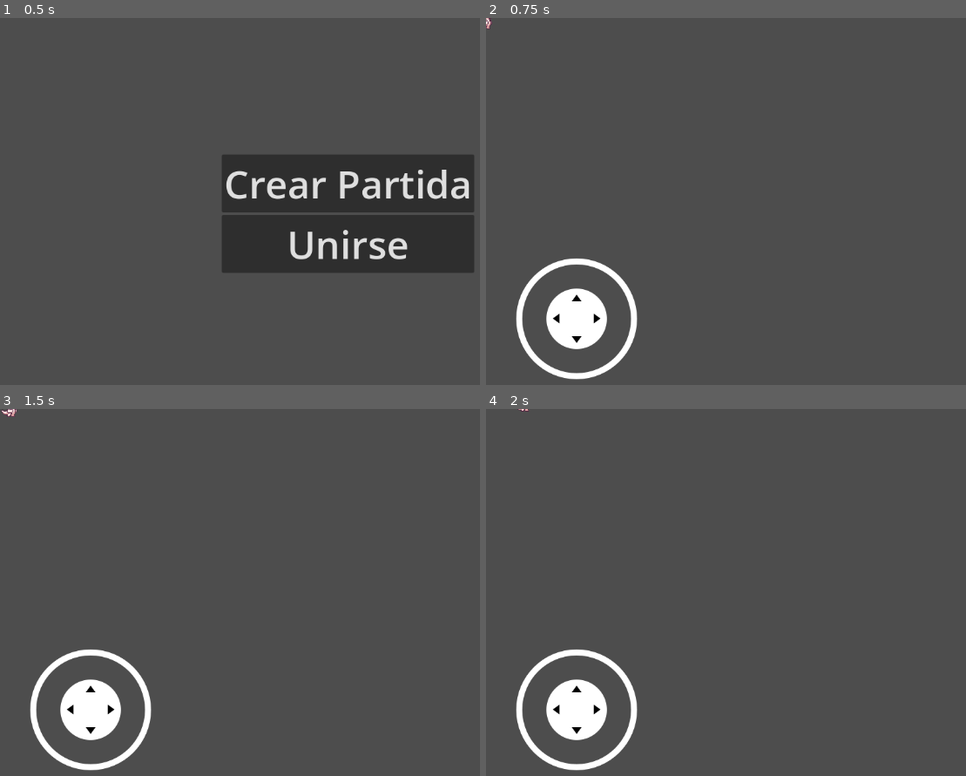
Above: before the commit, frames 1-4 (two rows, left to right).
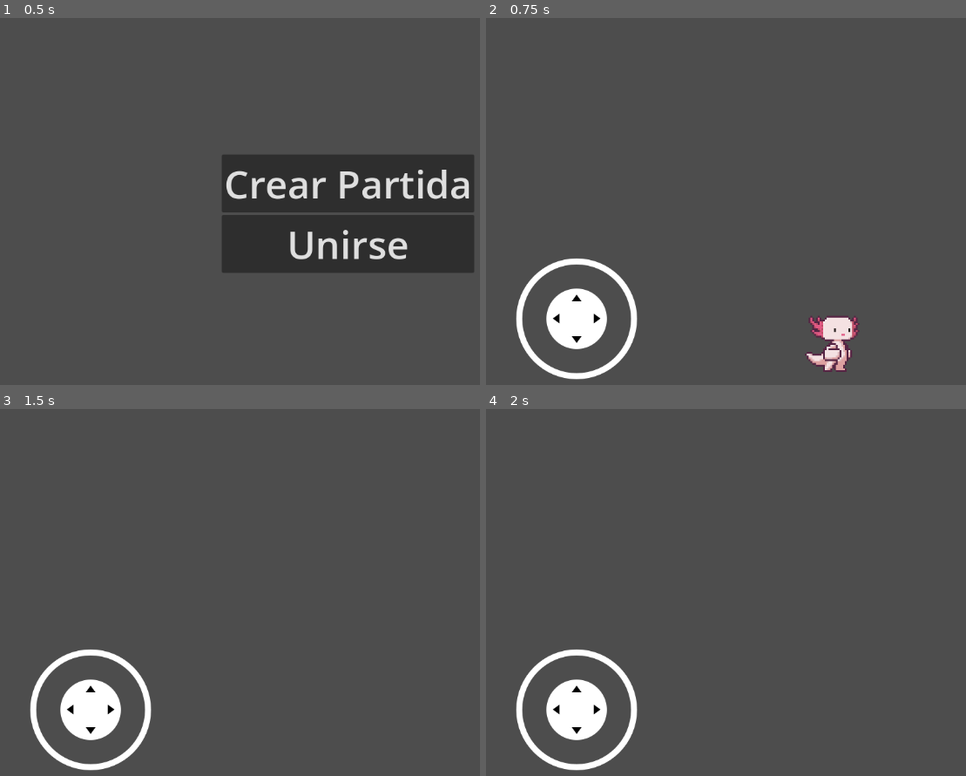
Above: after the commit, the same moments.

Repository: FelixGamerFG/Wasteland-Apocalypse-Zombies
Game: Godot game, scene res://scenes/main_scene.tscn
Two runs of this game, one before a commit and one after it. Both use one fixed random seed, a clock stepped at 60 frames per second and the inputs below. Before the commit the project starts from res://main_scene.tscn.
Inputs (mouse positions are in pixels of both pictures, inside the frame that each line leads up to):
- Up to frame 1 (0.5 s): no input
- Up to frame 2 (0.75 s): click "Crear Partida" at 0.5 s
- Up to frame 3 (1.5 s): tap Enter at 1.25 s; move the mouse to (outside the picture) at 1.27 s; hold Right (ui_right) from 1.28 s (still down); tap Up (ui_up) at 1.35 s; click (outside the picture) at 1.42 s
- Up to frame 4 (2 s): keep holding Right (ui_right); tap Up (ui_up) at 1.52, 1.82 s

Frame 1 is identical in both runs. In frame 2, 1.1% of the frame differs, in the area x 0-78%, y 0-97%; in frame 3, less than 0.1%; in frame 4, less than 0.1%.

Commit message:
organización del proyecto
eh movido los recursos del proyecto a capetas independientes. A demas de que eh echo algunas mejoras en los scripts

Diff:
--- a/Scripts/main_scene.gd
+++ b/Scripts/MainsST/main_scene.gd
@@ -6,7 +6,8 @@
 var port = "192.168.0.0" #for gpa
 
 
-
+func _ready() -> void:
+	pass
 
 
 func _on_host_pressed() -> void:
@@ -23,7 +24,7 @@
 
 
 func _on_peer_connected(id : int = 1):
-	var player_scene = load("res://pj.tscn")
-	var player_instance = player_scene.instantiate()
-	player_instance.name = str(id)
-	add_child(player_instance, true)
+	var player_scene = preload("res://scenes/characters/players/pj.tscn").instantiate()
+	player_scene.name = str(id)
+	add_child(player_scene, true)
+	print(str(id))
--- a/addons/virtual_joystick/test/player.gd
+++ b/Scripts/charactersST/player.gd
@@ -1,16 +1,22 @@
 extends CharacterBody2D
 
 @export var speed : float = 100
+@export var grav: float = 50
 
 @export var joystick_left : VirtualJoystick
 @onready var Anim = $Anim
 
 var move_vector = Vector2.ZERO
 
+
 func _enter_tree() -> void:
 	set_multiplayer_authority(name.to_int())
 
 func _process(delta: float) -> void:
+
+	print(position.y) #eliminar si no es necesacio
+
+
 	if !is_multiplayer_authority(): return
 
 	if velocity.x > 0 && velocity.y == 0:
@@ -31,5 +37,15 @@
 func _physics_process(delta: float) -> void:
 	if !is_multiplayer_authority(): return
 	## Movement using Input functions:
-	velocity = Input.get_vector("ui_left","ui_right", "ui_up", "ui_down") * speed
+
+
+	if !is_on_floor():
+		velocity.y += grav
+
+	#salto
+	if is_on_floor():
+		velocity.y = -grav
+
+	#movimientos horizontales
+	velocity.x = Input.get_axis("ui_left","ui_right") * speed
 	move_and_slide()
--- /dev/null
+++ b/plesholders/test.tscn
@@ -0,0 +1,29 @@
+[gd_scene load_steps=4 format=3 uid="uid://c0gborqxxcxuf"]
+
+[ext_resource type="PackedScene" uid="uid://dmr0fcamx7t56" path="res://addons/virtual_joystick/virtual_joystick_scene.tscn" id="1_4xvix"]
+[ext_resource type="Texture2D" uid="uid://bhl3fkuc3a3cg" path="res://icon.svg" id="2_1yn28"]
+[ext_resource type="Script" path="res://Scripts/charactersST/player.gd" id="3_kbh5j"]
+
+[node name="Test" type="Node2D"]
+
+[node name="UI" type="CanvasLayer" parent="."]
+
+[node name="Virtual joystick left" parent="UI" instance=ExtResource("1_4xvix")]
+
+[node name="Virtual joystick right" parent="UI" instance=ExtResource("1_4xvix")]
+anchors_preset = 3
+anchor_left = 1.0
+anchor_right = 1.0
+offset_left = -300.0
+offset_top = -300.0
+offset_right = 0.0
+offset_bottom = 0.0
+grow_horizontal = 0
+joystick_mode = 1
+use_input_actions = false
+
+[node name="Player" type="Sprite2D" parent="." node_paths=PackedStringArray("joystick_left")]
+position = Vector2(600, 300)
+texture = ExtResource("2_1yn28")
+script = ExtResource("3_kbh5j")
+joystick_left = NodePath("../UI/Virtual joystick left")
--- a/project.godot
+++ b/project.godot
@@ -11,9 +11,18 @@
 [application]
 
 config/name="Multiplayer"
-run/main_scene="res://main_scene.tscn"
+run/main_scene="res://scenes/main_scene.tscn"
 config/features=PackedStringArray("4.3", "GL Compatibility")
 config/icon="res://icon.svg"
+
+[file_customization]
+
+folder_colors={
+"res://Scripts/": "green",
+"res://addons/": "purple",
+"res://resource/": "yellow",
+"res://scenes/": "orange"
+}
 
 [input_devices]
 
--- a/pj.tscn
+++ b/scenes/characters/players/pj.tscn
@@ -1,8 +1,8 @@
 [gd_scene load_steps=9 format=3 uid="uid://dfl4ht66luubx"]
 
-[ext_resource type="Script" path="res://addons/virtual_joystick/test/player.gd" id="1_bwflo"]
-[ext_resource type="Texture2D" uid="uid://dj3rbgplleckx" path="res://Resource/sprites_player_ajolote-Sheet.png" id="2_deyol"]
-[ext_resource type="PackedScene" uid="uid://dmr0fcamx7t56" path="res://addons/virtual_joystick/virtual_joystick_scene.tscn" id="3_4wvff"]
+[ext_resource type="Script" path="res://Scripts/charactersST/player.gd" id="1_ewq7v"]
+[ext_resource type="Texture2D" uid="uid://dj3rbgplleckx" path="res://resource/Sprites/characters/players/sprites_player_ajolote-Sheet.png" id="2_vojou"]
+[ext_resource type="PackedScene" uid="uid://dmr0fcamx7t56" path="res://addons/virtual_joystick/virtual_joystick_scene.tscn" id="3_6l8q6"]
 
 [sub_resource type="SceneReplicationConfig" id="SceneReplicationConfig_lgxgu"]
 properties/0/path = NodePath(".:position")
@@ -11,6 +11,27 @@
 properties/1/path = NodePath("Anim:current_animation")
 properties/1/spawn = true
 properties/1/replication_mode = 1
+properties/2/path = NodePath("Camara:position_smoothing_enabled")
+properties/2/spawn = true
+properties/2/replication_mode = 1
+
+[sub_resource type="Animation" id="Animation_mvyqt"]
+resource_name = "CAMINAR"
+length = 0.6
+loop_mode = 1
+step = 0.1
+tracks/0/type = "value"
+tracks/0/imported = false
+tracks/0/enabled = true
+tracks/0/path = NodePath("Sprite2D:frame")
+tracks/0/interp = 1
+tracks/0/loop_wrap = true
+tracks/0/keys = {
+"times": PackedFloat32Array(0, 0.1, 0.2, 0.3, 0.4, 0.5),
+"transitions": PackedFloat32Array(1, 1, 1, 1, 1, 1),
+"update": 1,
+"values": [39, 40, 41, 42, 43, 44]
+}
 
 [sub_resource type="Animation" id="Animation_bh51l"]
 resource_name = "QUIETO"
@@ -44,24 +65,6 @@
 "values": [0]
 }
 
-[sub_resource type="Animation" id="Animation_mvyqt"]
-resource_name = "CAMINAR"
-length = 0.6
-loop_mode = 1
-step = 0.1
-tracks/0/type = "value"
-tracks/0/imported = false
-tracks/0/enabled = true
-tracks/0/path = NodePath("Sprite2D:frame")
-tracks/0/interp = 1
-tracks/0/loop_wrap = true
-tracks/0/keys = {
-"times": PackedFloat32Array(0, 0.1, 0.2, 0.3, 0.4, 0.5),
-"transitions": PackedFloat32Array(1, 1, 1, 1, 1, 1),
-"update": 1,
-"values": [39, 40, 41, 42, 43, 44]
-}
-
 [sub_resource type="AnimationLibrary" id="AnimationLibrary_fhbfd"]
 _data = {
 "CAMINAR": SubResource("Animation_mvyqt"),
@@ -70,17 +73,17 @@
 }
 
 [node name="PJ" type="CharacterBody2D"]
-script = ExtResource("1_bwflo")
+script = ExtResource("1_ewq7v")
 
 [node name="Sprite2D" type="Sprite2D" parent="."]
 texture_filter = 1
-texture = ExtResource("2_deyol")
+texture = ExtResource("2_vojou")
 hframes = 13
 vframes = 12
 
 [node name="UI" type="CanvasLayer" parent="."]
 
-[node name="Virtual joystick left" parent="UI" instance=ExtResource("3_4wvff")]
+[node name="Virtual joystick left" parent="UI" instance=ExtResource("3_6l8q6")]
 offset_top = -300.0
 offset_bottom = 0.0
 
@@ -91,3 +94,9 @@
 libraries = {
 "": SubResource("AnimationLibrary_fhbfd")
 }
+
+[node name="Camara" type="Camera2D" parent="."]
+position = Vector2(0, -33)
+zoom = Vector2(3, 3)
+position_smoothing_enabled = true
+position_smoothing_speed = 6.0
--- a/main_scene.tscn
+++ b/scenes/main_scene.tscn
@@ -1,9 +1,9 @@
 [gd_scene load_steps=2 format=3 uid="uid://bcpwqxjp3guwp"]
 
-[ext_resource type="Script" path="res://Scripts/main_scene.gd" id="1_d513h"]
+[ext_resource type="Script" path="res://Scripts/MainsST/main_scene.gd" id="1_2832d"]
 
 [node name="main_scene" type="Node"]
-script = ExtResource("1_d513h")
+script = ExtResource("1_2832d")
 
 [node name="CenterContainer" type="CenterContainer" parent="."]
 anchors_preset = 15
@@ -27,8 +27,16 @@
 text = "Unirse"
 
 [node name="MultiplayerSpawner" type="MultiplayerSpawner" parent="."]
-_spawnable_scenes = PackedStringArray("res://pj.tscn")
 spawn_path = NodePath("..")
+
+[node name="textMap" type="Label" parent="."]
+visible = false
+offset_left = 435.0
+offset_top = 245.0
+offset_right = 735.0
+offset_bottom = 382.0
+theme_override_font_sizes/font_size = 100
+text = "mapa "
 
 [connection signal="pressed" from="CenterContainer/VBoxContainer/host" to="." method="_on_host_pressed"]
 [connection signal="pressed" from="CenterContainer/VBoxContainer/join" to="." method="_on_join_pressed"]
Not shown, removed: addons/virtual_joystick/test/test.tscn
Renamed: Resource/sprites_player_ajolote-Sheet.png -> resource/Sprites/characters/players/sprites_player_ajolote-Sheet.png
Not shown, changed: resource/Sprites/characters/players/sprites_player_ajolote-Sheet.png.import
